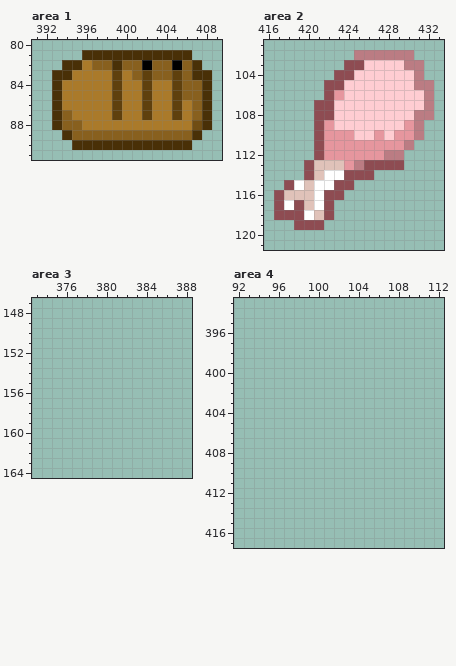
Two states of a pixel-art file, Assets/Sprite/mega_sprite.aseprite. Above: the version before the commit.
457x462 pixels, 1 frame. Colours within 5 levels of each other are drawn and written as one. Shown: area 1: x 391..409, y 80..91; area 2: x 416..433, y 101..121; area 3: x 373..388, y 147..164; area 4: x 92..112, y 393..417. The old version is drawn lined up with the new one, on the new canvas. The commit also changed other parts of the picture, which this record leaves out.
After the commit:
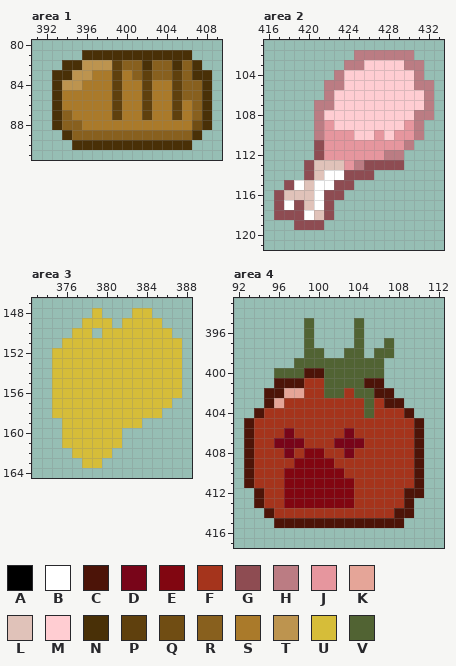
Palette (. is transparent): A #000000  B #ffffff  C #4c1408  D #780519  E #810611  F #a5341c  G #8e4c52  H #bb7c83  J #e6969e  K #e5a598  L #e0c2b9  M #ffcdd2  N #493007  P #5f400d  Q #704d13  R #88601e  S #aa7a2a  T #bd944f  U #d6bd39  V #516333
Change:
canvas 457x462 -> 769x868
Area 1:
Colour A becomes colour N in row 82 at x 402 and 405.
Colour N becomes colour P in row 82 at x 399.
Colour R becomes colour T in row 82 at x 397 to 398.
Colour S becomes colour T in row 82 at x 396; in row 83 at x 395 to 396; in row 84 at x 394 to 395.
Area 2:
Colour G becomes colour H in row 103 at x 424 to 425; in row 104 at x 423; in row 105 at x 422 to 423; in row 106 at x 422; in row 107 at x 421 to 422; in rows 108 to 110 at x 421.
Colour G becomes colour M in row 104 at x 424; in row 108 at x 422.
Colour J becomes colour M in row 106 at x 423.
Area 3:
The author put colour U in row 148 at x 379 and 383 to 384; in row 149 at x 378 to 380 and 382 to 385; in row 150 at x 377 to 378 and 380 to 386; in row 151 at x 376 to 387; in rows 152 to 156 at x 375 to 387; in row 157 at x 375 to 386.
The author put colour U in row 158 at x 375 to 385; in row 159 at x 376 to 383; in rows 160 to 161 at x 376 to 381; in row 162 at x 377 to 380; in row 163 at x 378 to 379.
Area 4:
The author put colour C in row 400 at x 99 to 100; in row 401 at x 96 to 98 and 105 to 106; in row 402 at x 95 to 96 and 106 to 107; in row 403 at x 95 and 107 to 108; in row 404 at x 94 and 109; in rows 405 to 411 at x 93 and 110.
The author put colour C in row 412 at x 94 and 109 to 110; in row 413 at x 94 and 109; in row 414 at x 95 and 108 to 109; in row 415 at x 96 to 108.
The author put colour D in row 406 at x 97 and 103; in row 407 at x 96 to 98 and 102 to 104; in row 408 at x 97 and 103.
The author put colour E in row 408 at x 99 to 100; in row 409 at x 98 to 101; in row 410 at x 97 to 102; in rows 411 to 413 at x 97 to 103.
The author put colour F in row 401 at x 99 to 100; in row 402 at x 99 to 100 and 103; in row 403 at x 97 to 104 and 106; in row 404 at x 95 to 104 and 106 to 108; in row 405 at x 94 to 109; in row 406 at x 94 to 96, 98 to 102 and 104 to 109.
The author put colour F in row 407 at x 94 to 95, 99 to 101 and 105 to 109; in row 408 at x 94 to 96, 98, 101 to 102 and 104 to 109; in row 409 at x 94 to 97 and 102 to 109; in row 410 at x 94 to 96 and 103 to 109; in row 411 at x 94 to 96 and 104 to 109; in rows 412 to 413 at x 95 to 96 and 104 to 108.
The author put colour F in row 414 at x 96 to 107.
The author put colour K in row 402 at x 97 to 98; in row 403 at x 96.
The author put colour V in rows 395 to 396 at x 99 and 104; in row 397 at x 99, 104 and 107; in row 398 at x 99 to 100, 103 to 104 and 106 to 107; in row 399 at x 98 to 106; in row 400 at x 96 to 98 and 101 to 106; in row 401 at x 101 to 104.
The author put colour V in row 402 at x 101 to 102 and 104 to 105; in rows 403 to 404 at x 105.
Boxes around the changes in both pictures, in picture pixels (x1, y1, x2, y2):
changed: (62, 60, 182, 90)
changed: (314, 60, 364, 140)
added: (52, 308, 182, 468)
added: (244, 318, 424, 528)
